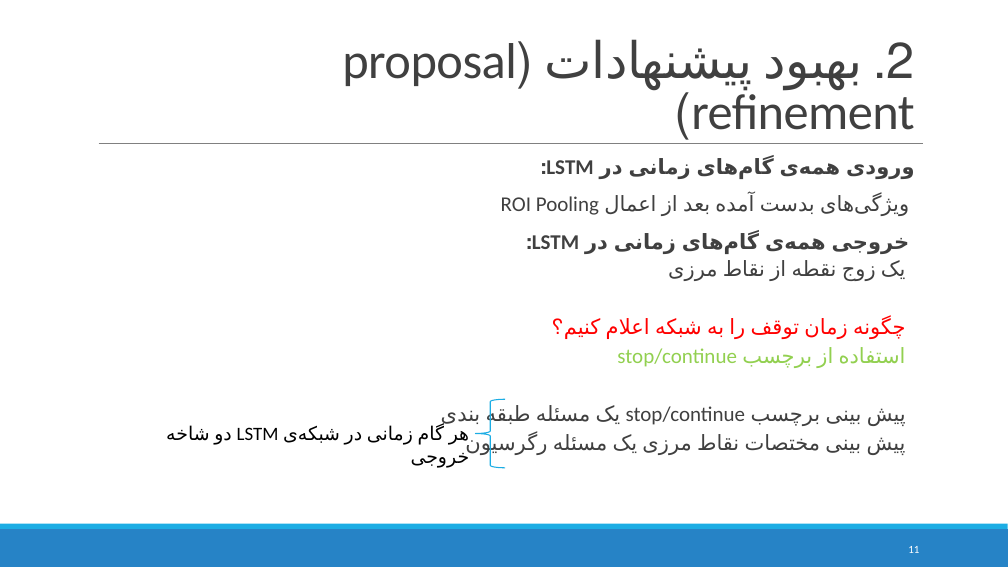
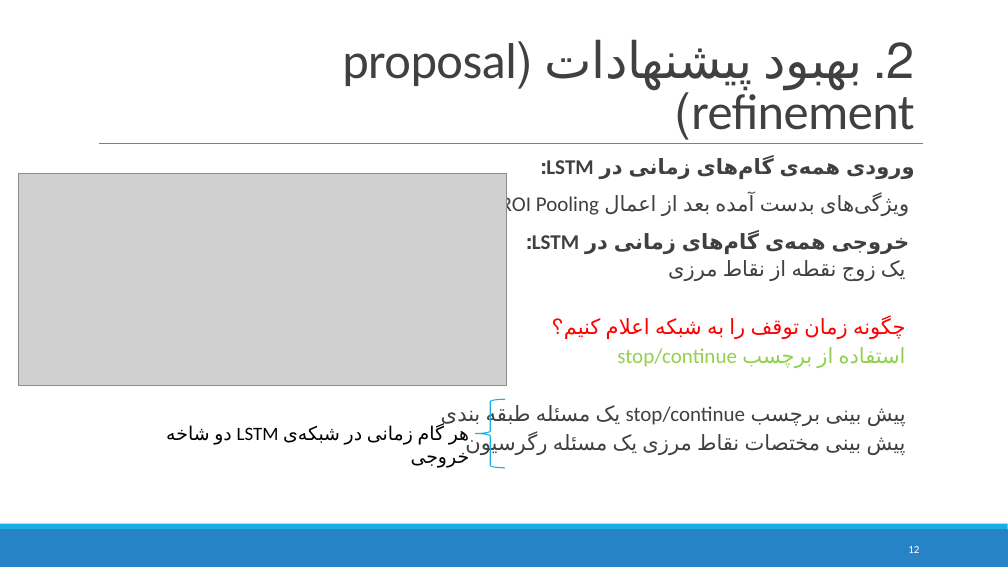
Before and after one commit to maryamhashemi/Text-Localization, a slide deck: slide 12 of Text Localization.pptx (slide 11 before the commit). Drawn at 1008x567 pixels with LibreOffice and Linux fonts; fonts in the diff are those of the drawing; grey boxes stand for pictures. Boxes give left, top, right and bottom in pixels: in the first picture for what was removed or moved away, otherwise in the second. Text is boxed around its words. In the diff, an @@ line names an element or a change of style, - is before the commit and + after.

```diff
--- a/Text Localization.pptx
+++ b/Text Localization.pptx
@@ picture added at (x1=18, y1=173, x2=507, y2=386) @@
@@ page number at (x1=908, y1=546, x2=919, y2=553): text changed @@
-11
+12
```
Also in this commit, not shown: 4 other slides changed, 7 slides added.
